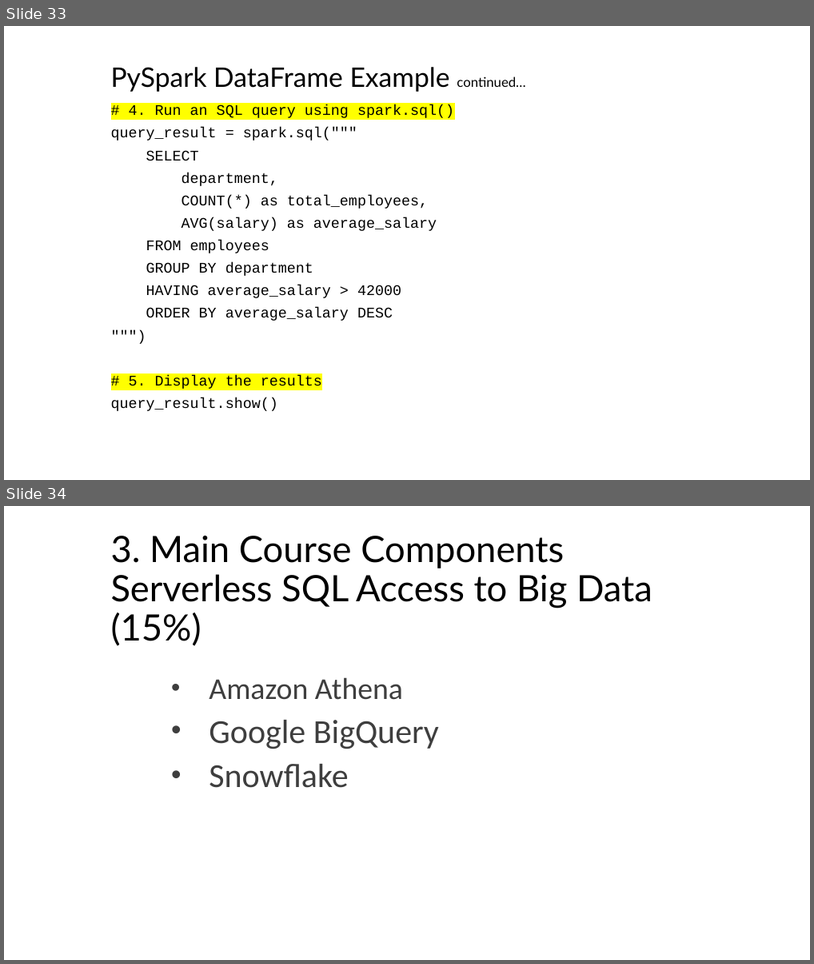
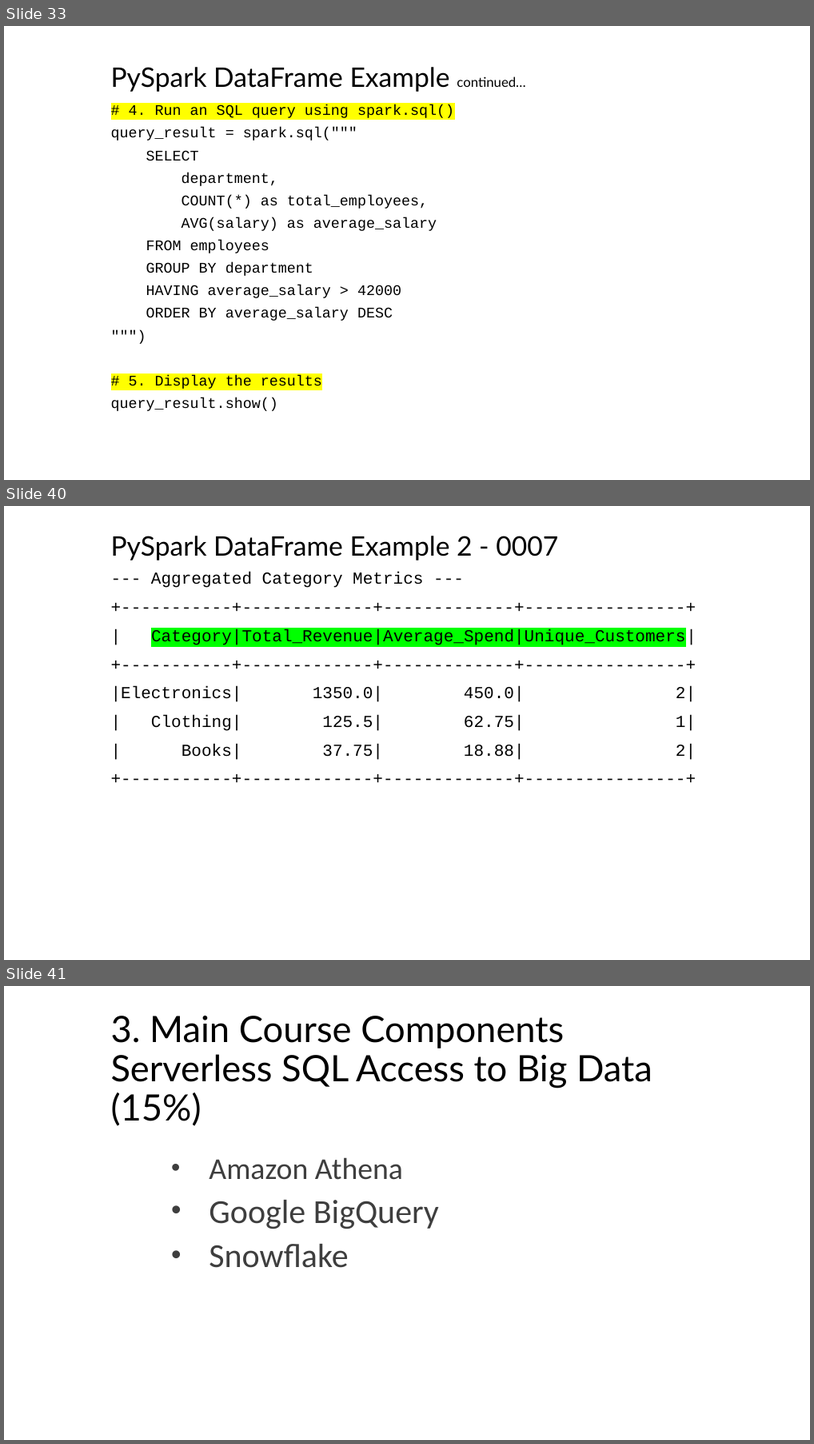
Before and after one commit to mahmoudparsian/big-data-modeling, a slide deck: course_information/COURSE_OUTLINE_10_WEEKS.pptx. Shown one above the other, each under a label of ours: slides 33 and 34 before the commit, slides 33, 40 and 41 after it; the slides between them are not shown. The pictures are 814x964 and 814x1444 pixels, drawn with LibreOffice and Linux fonts; fonts in the diff are those of the drawing; background and template pictures are left out. Boxes give left, top, right and bottom in pixels: in the first picture for what was removed or moved away, otherwise in the second. Text is boxed around its words. In the diff, an @@ line names an element or a change of style, - is before the commit and + after.

```diff
--- a/course_information/COURSE_OUTLINE_10_WEEKS.pptx
+++ b/course_information/COURSE_OUTLINE_10_WEEKS.pptx
@@ slide 40 added at <box>4,506,810,960</box>, background #FFFFFF @@
@@ title added at <box>111,536,558,560</box>, 32 pt, text #000000 @@
+PySpark DataFrame Example 2 - 0007
@@ subtitle added at <box>111,572,697,760</box>, 20 pt, text #000000 @@
+--- Aggregated Category Metrics ---
++-----------+-------------+-------------+----------------+
+| Category|Total_Revenue|Average_Spend|Unique_Customers|
++-----------+-------------+-------------+----------------+
+|Electronics| 1350.0| 450.0| 2|
+| Clothing| 125.5| 62.75| 1|
+| Books| 37.75| 18.88| 2|
++-----------+-------------+-------------+----------------+
@@ what was slide 34 is now slide 41 @@
```
Also in this commit, not shown: 6 other slides added, 1 other file.
